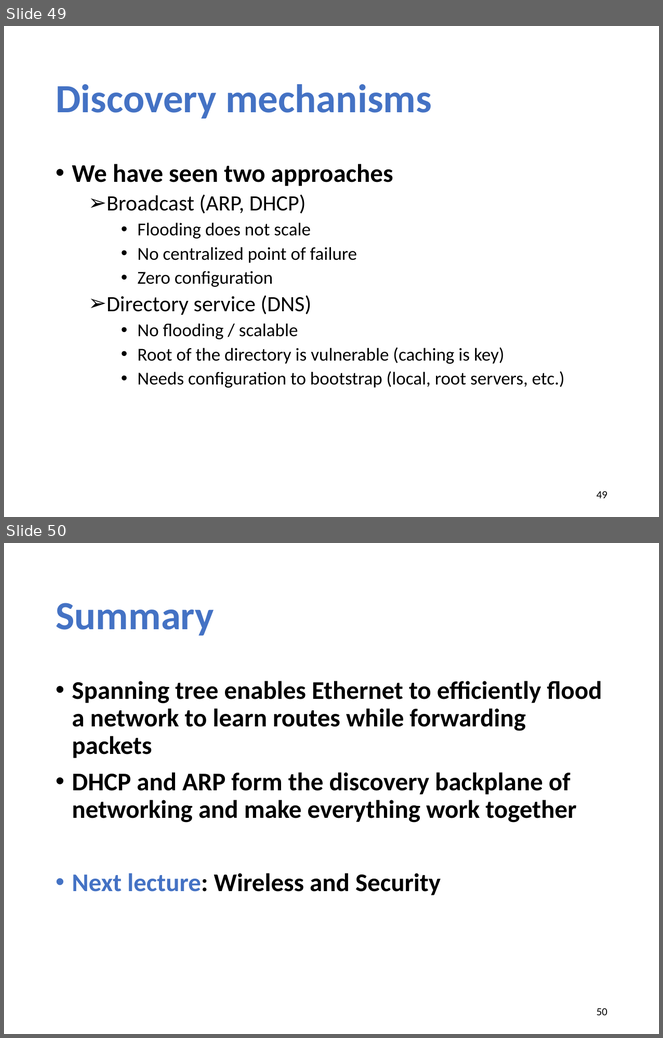
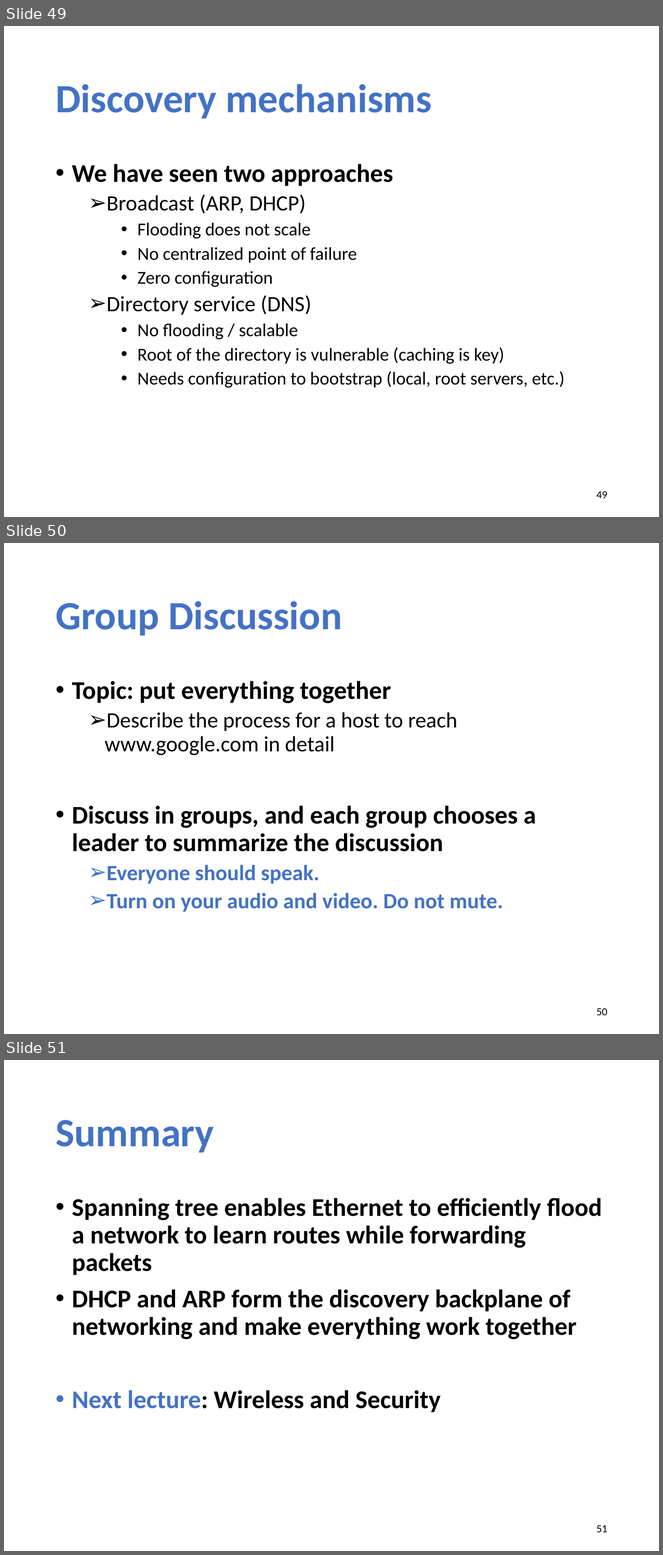
Before and after one commit to xinjin/course-net, a slide deck: slides/lec18_LAN.pptx. Shown one above the other, each under a label of ours: slides 49 and 50 before the commit, slides 49, 50 and 51 after it. The pictures are 663x1038 and 663x1555 pixels, drawn with LibreOffice and Linux fonts; fonts in the diff are those of the drawing. Boxes give left, top, right and bottom in pixels: in the first picture for what was removed or moved away, otherwise in the second. Text is boxed around its words. In the diff, an @@ line names an element or a change of style, - is before the commit and + after.

```diff
--- a/slides/lec18_LAN.pptx
+++ b/slides/lec18_LAN.pptx
@@ slide 50 added at [4, 543, 659, 1034], background #FFFFFF @@
@@ title added at [55, 601, 342, 636], 44 pt, text #4472C4, bold @@
+Group Discussion
@@ text added at [72, 681, 536, 912], 24 pt, text #000000, bold @@
+• Topic: put everything together
+  ➢ Describe the process for a host to reach www.google.com in detail
+• Discuss in groups, and each group chooses a leader to summarize the discussion
+  ➢ Everyone should speak.
+  ➢ Turn on your audio and video. Do not mute.
@@ page number added at [597, 1008, 608, 1016], 12 pt, text #000000 @@
+50
@@ what was slide 50 is now slide 51 @@
@@ page number at [597, 1525, 608, 1533]: text changed @@
-50
+51
```
Also in this commit, not shown: 5 slides changed, 1 other file.
